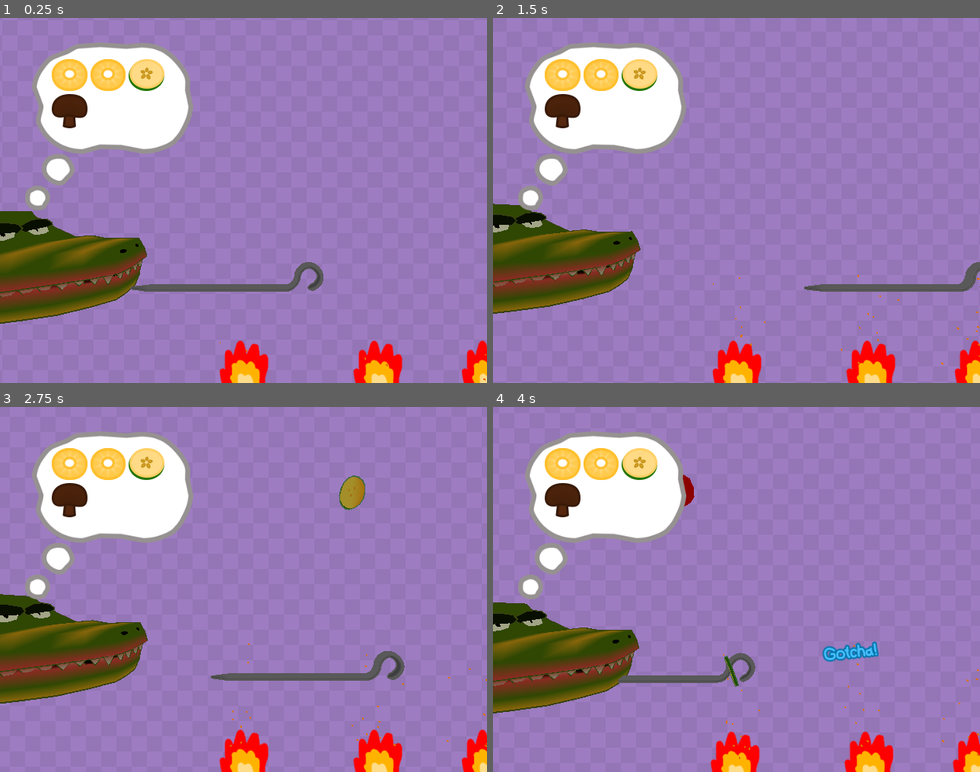
Above: before the commit, frames 1-4 (two rows, left to right).
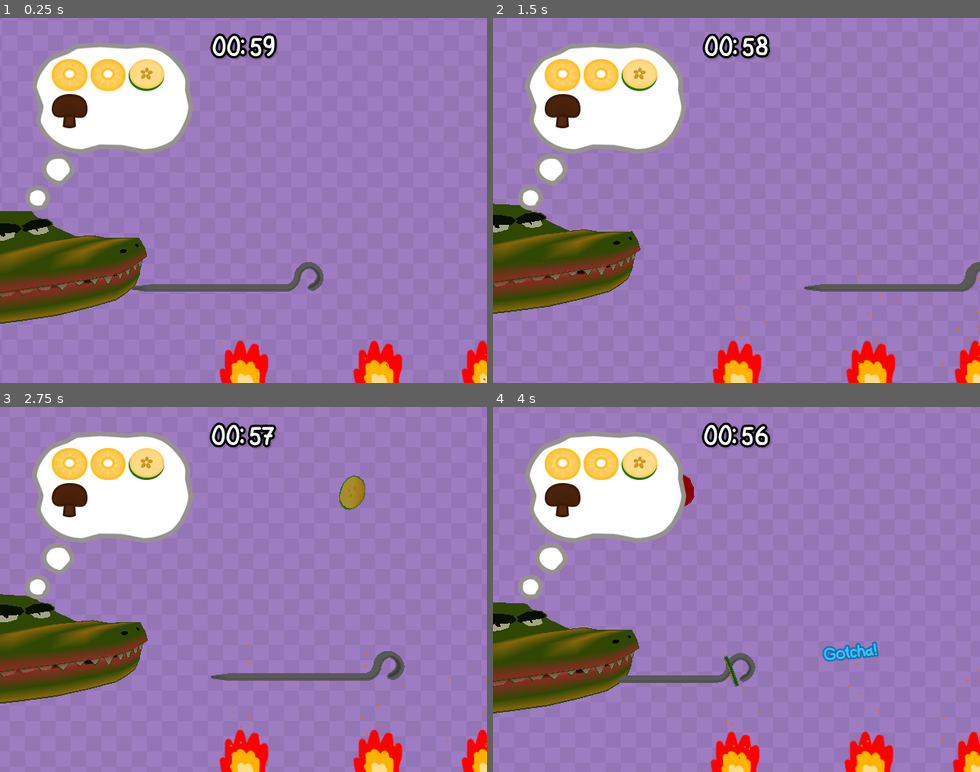
Above: after the commit, the same moments.

Repository: MartinLeGrand/AGES2026GameJam
Game: Godot game, scene res://Project/Maps/GameScene.tscn
Two runs of this game, one before a commit and one after it. Both use one fixed random seed, a clock stepped at 60 frames per second and the inputs below. The engine's default icon, where the game draws it, is replaced by a stand-in: a white triangle on a blue panel in a dark square.
Inputs:
- Up to frame 1 (0.25 s): no input
- Up to frame 2 (1.5 s): hold Right (ui_right) 0.53-1.28 s; hold Left (ui_left) from 1.28 s (still down)
- Up to frame 3 (2.75 s): release Left (ui_left) at 2.03 s; hold Right (ui_right) from 2.03 s (still down)
- Up to frame 4 (4 s): release Right (ui_right) at 3.53 s; hold Left (ui_left) from 3.53 s (still down)

The runs differ from the first frame. In frame 1, 0.8% of the frame differs, in the area x 43-58%, y 4-12%; in frame 2, 0.8%, in the area x 42-58%, y 4-12%; in frame 3, 0.8%; in frame 4, 0.8%.

Commit message:
Timer UI!

Diff:
--- a/Project/Maps/GameScene.tscn
+++ b/Project/Maps/GameScene.tscn
@@ -4,7 +4,9 @@
 [ext_resource type="PackedScene" uid="uid://ceujt10bqw625" path="res://Project/Prefabs/scrolling_bg_canvas_layer.tscn" id="1_mg1f3"]
 [ext_resource type="PackedScene" uid="uid://dk6kbpeod80hb" path="res://Project/UI/Scenes/UI_OrderThought.tscn" id="1_wot6h"]
 [ext_resource type="PackedScene" uid="uid://b228nggyl5wud" path="res://Project/GameObjects/Spawner/Spawner.tscn" id="2_wot6h"]
+[ext_resource type="LabelSettings" uid="uid://cij2mbiqocumf" path="res://Project/UI/Styles/Labels/LS_Button_MainMenu.tres" id="3_d2qli"]
 [ext_resource type="PackedScene" uid="uid://clta7w2jsxbq4" path="res://Project/GameObjects/Spit/Spit.tscn" id="3_d62tq"]
+[ext_resource type="Script" uid="uid://m4flvqqgldkv" path="res://Project/Scripts/timer_label.gd" id="4_6opy2"]
 [ext_resource type="PackedScene" uid="uid://crkma5gafw4qf" path="res://Project/Prefabs/text_effect_spawner.tscn" id="4_e8hnt"]
 [ext_resource type="Script" uid="uid://na5ryfkm6iaj" path="res://Project/Scripts/text_test.gd" id="5_q8uac"]
 [ext_resource type="Material" uid="uid://cx6utliwik3uh" path="res://Project/Materials/vertex_unshaded.tres" id="6_p7xys"]
@@ -130,6 +132,21 @@
 [node name="UiOrderThought" parent="CanvasLayerForeground" unique_id=1780630391 instance=ExtResource("1_wot6h")]
 process_mode = 1
 
+[node name="TimerLabel" type="Label" parent="CanvasLayerForeground" unique_id=811185736]
+anchors_preset = 5
+anchor_left = 0.5
+anchor_right = 0.5
+offset_left = -67.0
+offset_top = 24.0
+offset_right = 67.0
+offset_bottom = 47.0
+grow_horizontal = 2
+text = "00:00"
+label_settings = ExtResource("3_d2qli")
+horizontal_alignment = 1
+vertical_alignment = 1
+script = ExtResource("4_6opy2")
+
 [node name="CanvasLayerBackground" parent="." unique_id=1184656298 instance=ExtResource("1_mg1f3")]
 
 [node name="Spawner" parent="." unique_id=1467685239 instance=ExtResource("2_wot6h")]
--- /dev/null
+++ b/Project/Scripts/timer_label.gd
@@ -0,0 +1,13 @@
+extends Label
+
+var time_left: float = 0.0
+
+func _process(delta: float) -> void:
+	time_left = clampf(GameManager.countdown_timer.time_left, 0.0, INF)
+
+	text = get_formatted_time(time_left)
+
+func get_formatted_time(input_time: int):
+	var minutes: int = floori(input_time / 60.0)
+	var seconds: int = input_time % 60
+	return "%02d:%02d" % [minutes, seconds]
Not shown, added: Project/Scripts/timer_label.gd.uid
